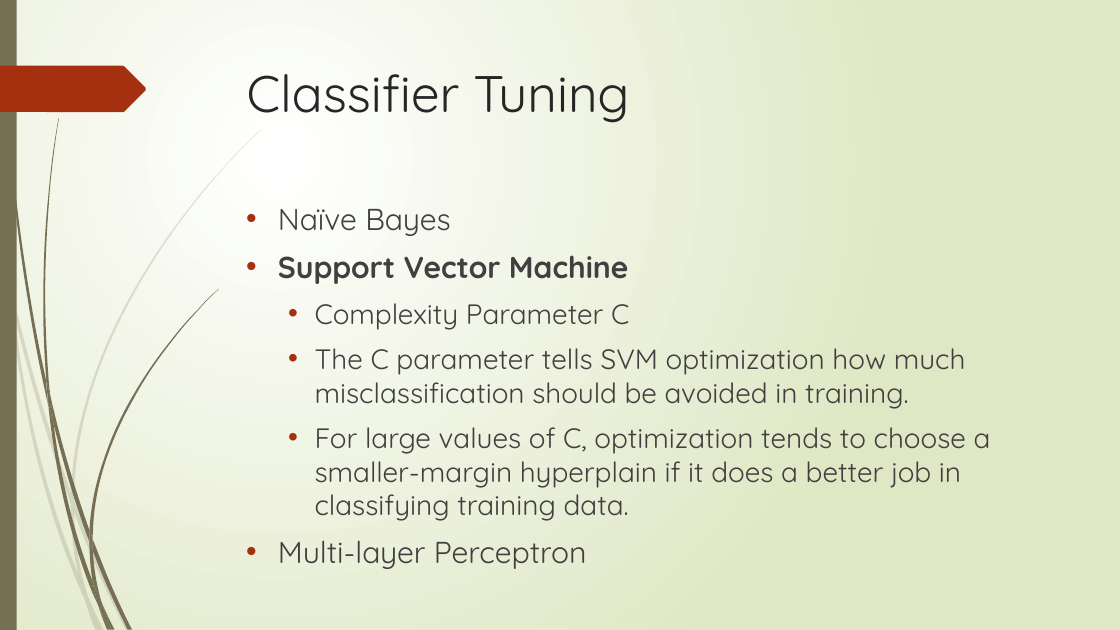
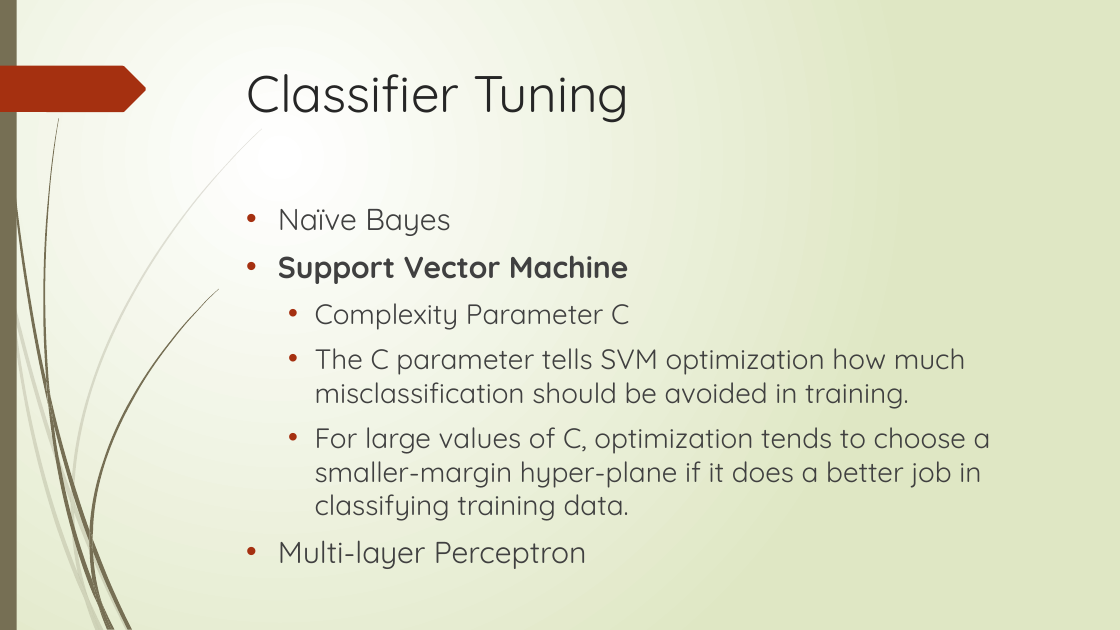
Before and after one commit to XiaokuanOSU/AI2report, a slide deck: slide 9 of PPTGroup10.pptx. Drawn at 1120x630 pixels with LibreOffice and Linux fonts; fonts in the diff are those of the drawing. Boxes give left, top, right and bottom in pixels: in the first picture for what was removed or moved away, otherwise in the second. Text is boxed around its words. In the diff, an @@ line names an element or a change of style, - is before the commit and + after.

Commit message:
ppt updated

```diff
--- a/PPTGroup10.pptx
+++ b/PPTGroup10.pptx
@@ text at box(315, 427, 991, 521): text changed @@
-  • For large values of C, optimization tends to choose a smaller-margin hyperplain if it does a better job in classifying training data.
+  • For large values of C, optimization tends to choose a smaller-margin hyper-plane if it does a better job in classifying training data.
```
